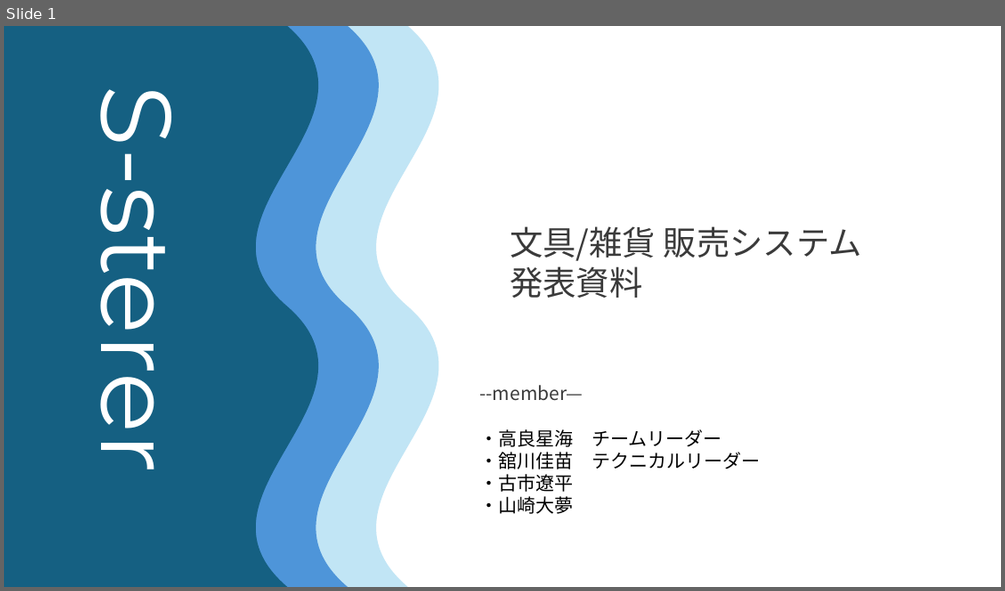
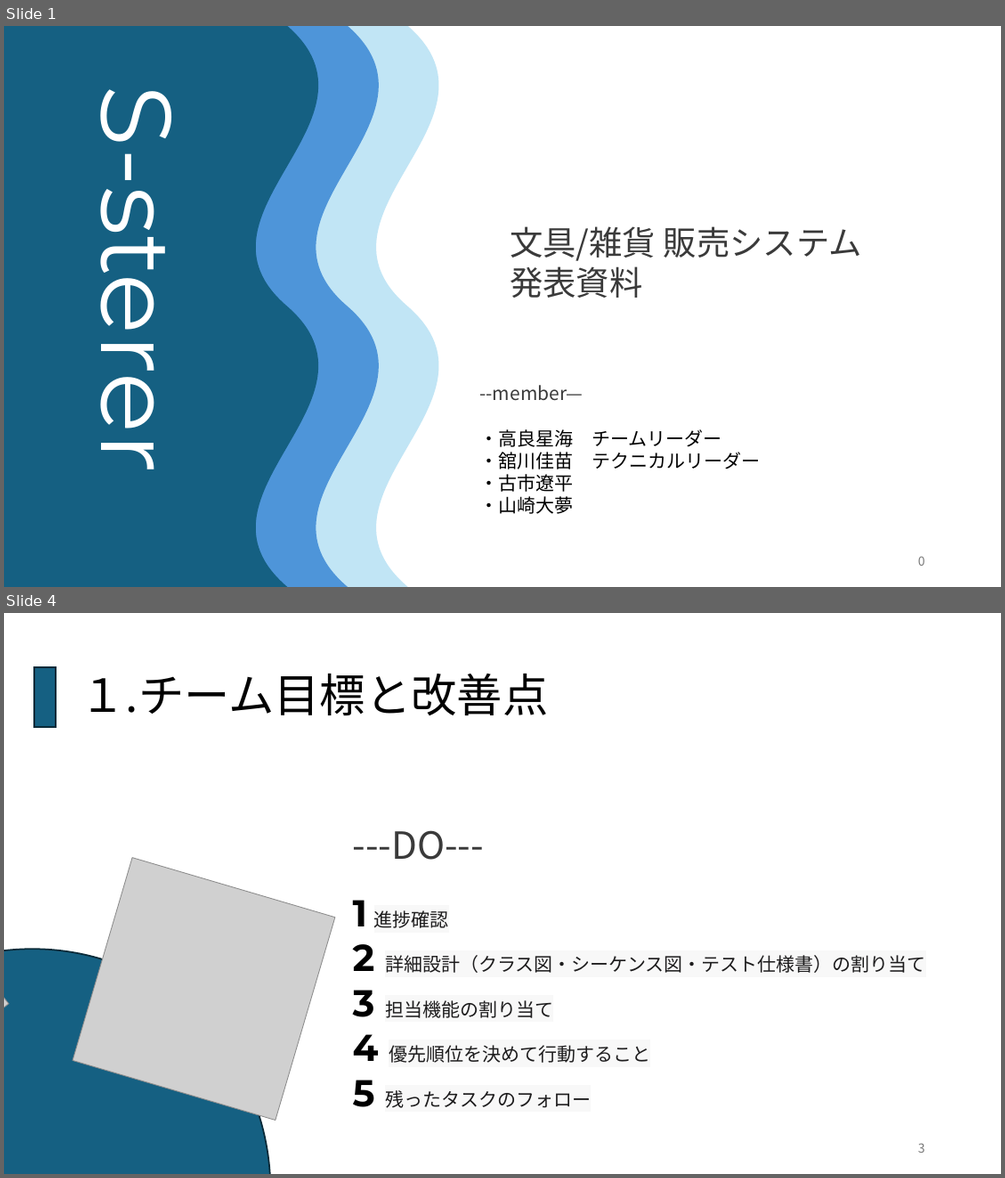
Before and after one commit to kanavii3333/ec-b, a slide deck: plan/最終課題_発表プレゼンテーション .pptx. Shown one above the other, each under a label of ours: slide 1 before the commit, slides 1 and 4 after it; the slides between them are not shown. The pictures are 1005x591 and 1005x1178 pixels, drawn with LibreOffice and Linux fonts; fonts in the diff are those of the drawing; grey boxes stand for pictures; background and template pictures are left out. Boxes give left, top, right and bottom in pixels: in the first picture for what was removed or moved away, otherwise in the second. Text is boxed around its words. In the diff, an @@ line names an element or a change of style, - is before the commit and + after.

```diff
--- a/plan/最終課題_発表プレゼンテーション .pptx
+++ b/plan/最終課題_発表プレゼンテーション .pptx
@@ slide 4 added at [4, 613, 1001, 1174], background #FFFFFF @@
@@ rectangle added at [34, 667, 56, 727], fill #156082, outline #092A39 1.5 pt @@
@@ title added at [80, 674, 548, 715], 44 pt, text #000000 @@
+１.チーム目標と改善点
@@ group added at [4, 844, 369, 1174]: 2 ellipses, 2 pictures @@
@@ text added at [353, 830, 926, 1108], 18 pt, text #1D1C1D @@
+---DO---
+1 進捗確認
+2 詳細設計（クラス図・シーケンス図・テスト仕様書）の割り当て
+3 担当機能の割り当て
+4 優先順位を決めて行動すること
+5 残ったタスクのフォロー
@@ page number added at [918, 1143, 925, 1152], 12 pt, text #797979 @@
+3
@@ slide 1 changed as well @@
@@ page number added at [918, 556, 925, 565], 12 pt, text #797979 @@
+0
```
Also in this commit, not shown: 3 other slides changed, 14 other slides added, 4 slides removed.
